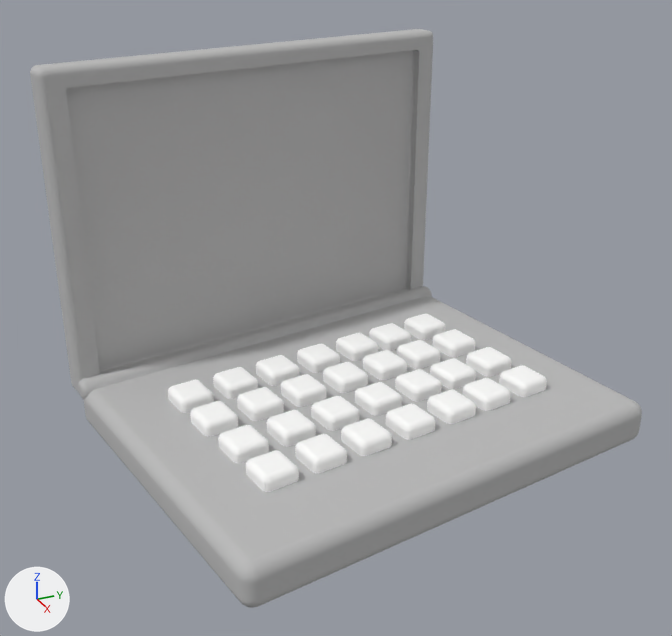
What one commit did to the glTF model public/Notebook/notebook.glb.
Both versions are drawn from a 50 mm camera at (-19.26, 4.82, 9.5) aimed at (-22.96, 6.48, 7.65). The lights are fixed; the arrows at lower left show +X, +Y and +Z.

Before the edit, the objects in view are built like this:
```python
me_282297_23_05_24_17_32_28_2_mesh = bpy.data.meshes.new('282297_23_05_24_17_32_28_2-Mesh')
me_282297_23_05_24_17_32_28_2_mesh.from_pydata(...)  # 4056 vertices, 8000 faces; spans x -23.57..-22.35, y 5.72..7.5, z 7.11..7.28
me_282297_23_05_24_17_32_28_2_mesh.materials.append(mat_282297_23_05_24_17_32_28_2)  # picture img_282297_23_05_24_17_32_28_2_color
me_notebook_mesh = bpy.data.meshes.new('notebook-Mesh')
me_notebook_mesh.from_pydata(...)  # 4001 vertices, 7998 faces; spans x -24.15..-21.91, y 5.32..7.86, z 6.99..8.79
me_notebook_mesh.materials.append(mat_notebook)  # grey #bcbcbc
ob_282297_23_05_24_17_32_28_2 = bpy.data.objects.new('282297_23_05_24_17_32_28_2', me_282297_23_05_24_17_32_28_2_mesh)
ob_282297_23_05_24_17_32_28_2.location = (0.0, 0.0, 0.0)
ob_notebook = bpy.data.objects.new('notebook', me_notebook_mesh)
ob_notebook.location = (0.0, 0.0, 0.0)
```
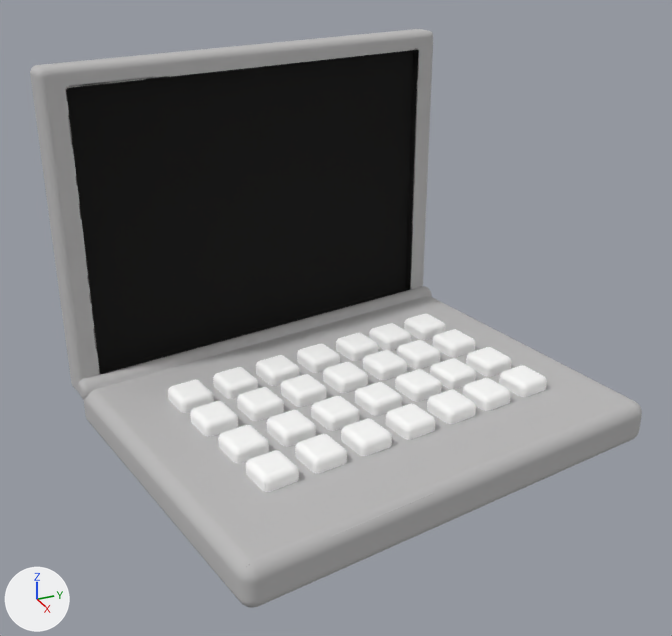
The change in detail:
Picture '282297_23_05_24_17_32_28_1_color' (img_282297_23_05_24_17_32_28_1_color) is new.
Material '282297_23_05_24_17_32_28_1' (mat_282297_23_05_24_17_32_28_1) is new.
Its texture is img_282297_23_05_24_17_32_28_1_color.
Its roughness is 1.0.
me_notebook_mesh has 4001 vertices, 7998 faces and spans x -24.15..-21.91, y 5.32..7.86, z 6.99..8.79.
me_notebook_mesh no longer uses material mat_notebook (grey #bcbcbc).
me_notebook_mesh now uses material mat_282297_23_05_24_17_32_28_1 (picture img_282297_23_05_24_17_32_28_1_color).

Pixel boxes [x1, y1, x2, y2] of what changed, in the pictures (672 x 636 px):
'notebook', recoloured (grey to black)
    both: [63, 46, 422, 377]
